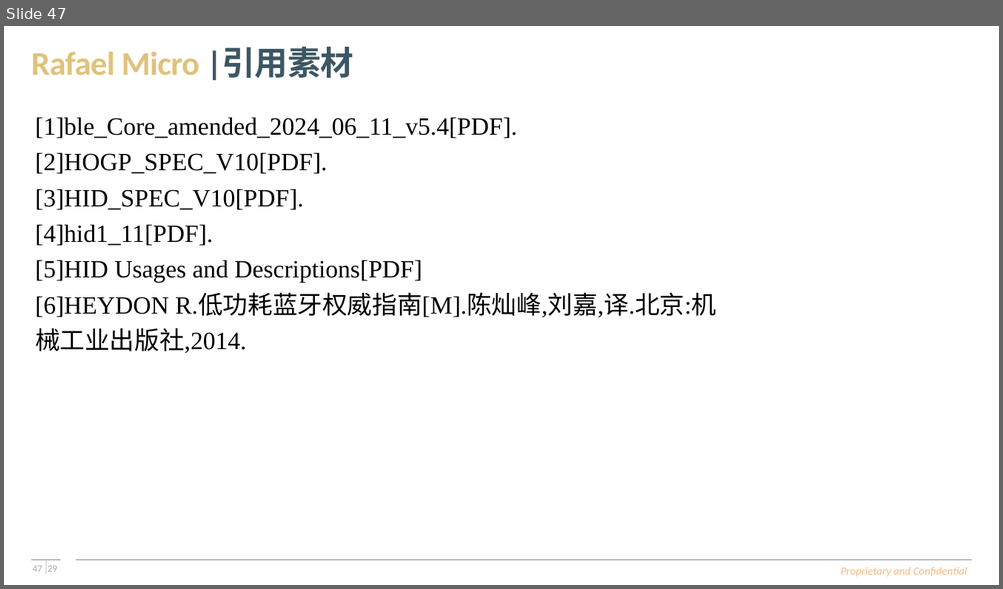
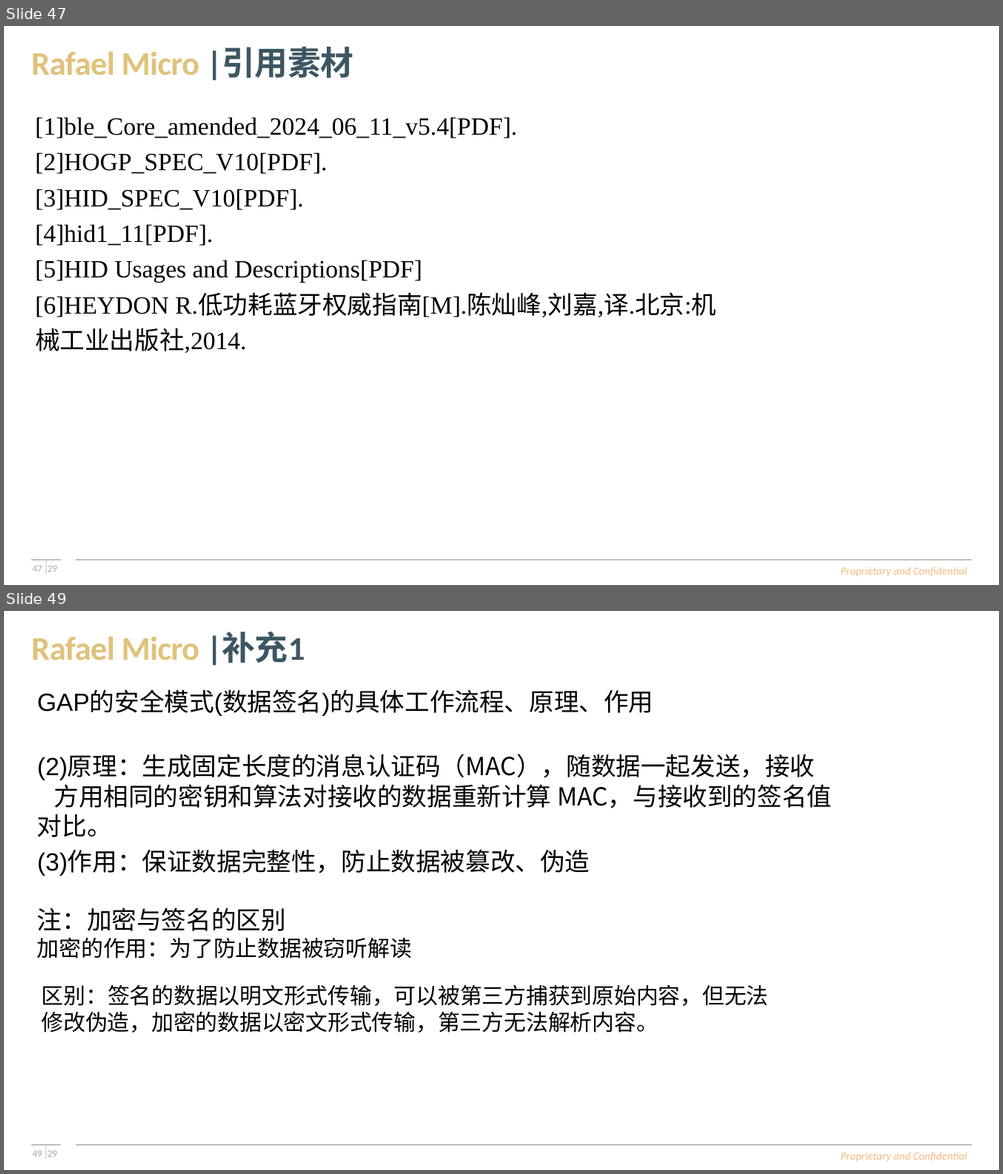
Before and after one commit to SimonLee584/rt58x_alpha_training_maindev, a slide deck: Meeting_Doc/Part-II_Ble_Spec/BLE学习报告(许浩彬).pptx. Shown one above the other, each under a label of ours: slide 47 before the commit, slides 47 and 49 after it; the slides between them are not shown. The pictures are 1003x589 and 1003x1174 pixels, drawn with LibreOffice and Linux fonts; fonts in the diff are those of the drawing; background and template pictures are left out. Boxes give left, top, right and bottom in pixels: in the first picture for what was removed or moved away, otherwise in the second. Text is boxed around its words. In the diff, an @@ line names an element or a change of style, - is before the commit and + after.

```diff
--- a/Meeting_Doc/Part-II_Ble_Spec/BLE学习报告(许浩彬).pptx
+++ b/Meeting_Doc/Part-II_Ble_Spec/BLE学习报告(许浩彬).pptx
@@ slide 49 added at [4,611,999,1170], background #FFFFFF; not listed: 8 template elements that a slide beside it also shows @@
@@ text added at [31,632,305,666], 24 pt, text #DFC27B, bold @@
+Rafael Micro |补充1
@@ text added at [37,691,653,715], 18 pt, text #000000 @@
+GAP的安全模式(数据签名)的具体工作流程、原理、作用
@@ text added at [37,756,831,837], 18 pt, text #000000 @@
+(2)原理：生成固定长度的消息认证码（MAC），随数据一起发送，接收 方用相同的密钥和算法对接收的数据重新计算 MAC，与接收到的签名值对比。
@@ text added at [37,851,590,875], 18 pt, text #000000 @@
+(3)作用：保证数据完整性，防止数据被篡改、伪造
@@ text added at [37,908,412,959], 16 pt, text #000000 @@
+注：加密与签名的区别
+加密的作用：为了防止数据被窃听解读
@@ text added at [42,985,768,1033], 16 pt, text #000000 @@
+区别：签名的数据以明文形式传输，可以被第三方捕获到原始内容，但无法修改伪造，加密的数据以密文形式传输，第三方无法解析内容。
```
Also in this commit, not shown: 5 slides changed, 4 other slides added.
